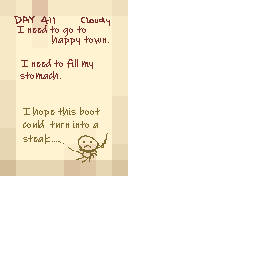
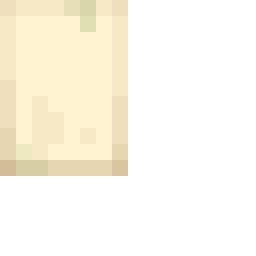
Comparing the layer stacks of the two 256×256 images. Changes:
hid "cloudy" over <box>81,17,110,26</box>
hid "p3a" over <box>14,16,109,163</box>
hid "page_2_base" over <box>14,0,110,176</box>
